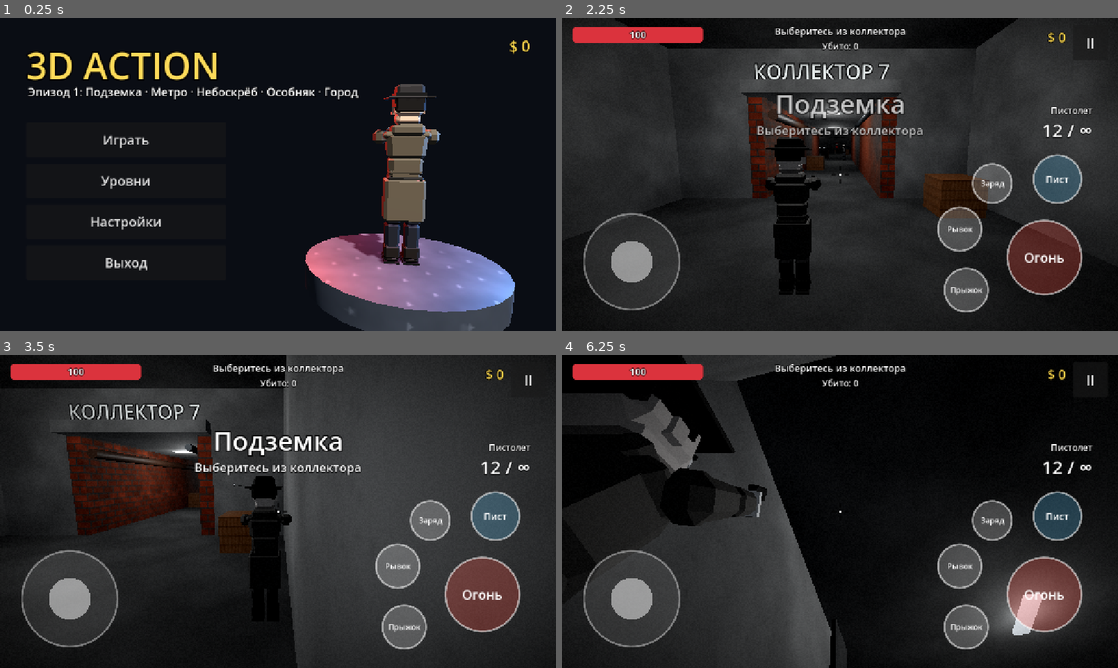
Above: before the commit, frames 1-4 (two rows, left to right).
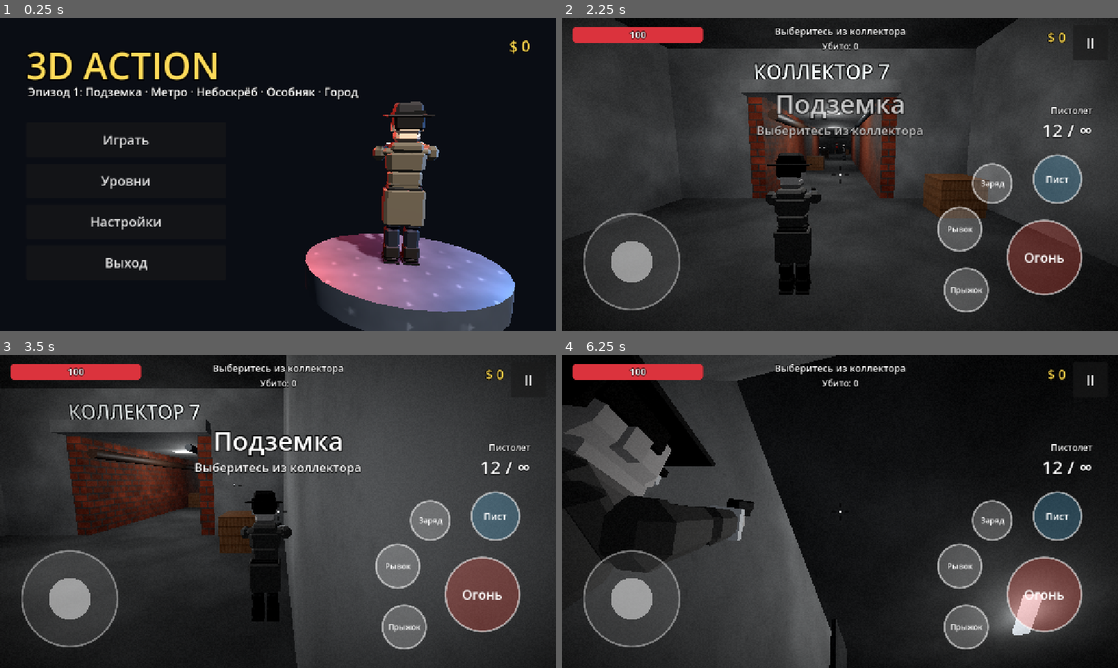
Above: after the commit, the same moments.

Repository: alex07081984/3dAction
Game: Godot game, scene res://scenes/main_menu.tscn
The game is run twice, just before and just after one commit, with the same random seed, the same clock (stepped at 60 frames per second) and the same inputs.
Inputs (mouse positions are in pixels of both pictures, inside the frame that each line leads up to):
- Up to frame 1 (0.25 s): no input
- Up to frame 2 (2.25 s): click "Играть" at 0.5 s; click "II" at 1.25 s; click "Начать уровень заново" at 2 s
- Up to frame 3 (3.5 s): tap Enter at 2.75 s; move the mouse to (400, 495) at 2.77 s; hold D (move_right) from 2.78 s (still down); tap Shift (dodge) at 2.85 s; click (400, 495) at 2.92 s; tap Space (jump) at 3.02 s
- Up to frame 4 (6.25 s): release D (move_right) at 3.5 s; drag from (728, 527) to (812, 574) at 3.52 s; move the mouse to (895, 442) at 4.27 s; hold D (move_right) 4.28-5 s; tap E (interact) at 4.35 s; tap Space (jump) at 5, 6.02 s; drag from (812, 574) to (673, 464) at 5.02 s; move the mouse to (1006, 558) at 5.77 s; hold A (move_left) from 5.78 s (still down); tap Left (look_left) at 5.85 s

The runs differ from the first frame. In frame 1, 2.4% of the frame differs, in the area x 60-80%, y 21-80%; in frame 2, 1.3%; in frame 3, 0.9%; in frame 4, 10%, in the area x 0-37%, y 0-74%.

Commit message:
Lighten levels slightly and make the hero shorter
Raise ambient light on all levels, brighten the noir filter and lift its
deepest shadows a little. Characters get leg_length and torso_length
options; the hero uses shorter legs and a squatter torso.

Co-Authored-By: Claude Opus 5.5 <noreply@anthropic.com>
Claude-Session: https://claude.ai/code/session_01GBpGXBDozxNLXsHFat9gsS

Diff:
--- a/project.godot
+++ b/project.godot
@@ -12,7 +12,7 @@
 
 config/name="3D Action"
 config/description="Мобильный шутер от третьего лица на Godot 4 (GDScript)."
-config/version="0.4.0"
+config/version="0.4.1"
 run/main_scene="res://scenes/main_menu.tscn"
 config/quit_on_go_back=false
 config/features=PackedStringArray("4.4", "GL Compatibility")
--- a/scenes/levels/level_1_underground.tscn
+++ b/scenes/levels/level_1_underground.tscn
@@ -49,11 +49,11 @@
 background_color = Color(0.01, 0.012, 0.015, 1)
 ambient_light_source = 2
 ambient_light_color = Color(0.36, 0.39, 0.47, 1)
-ambient_light_energy = 0.42
+ambient_light_energy = 0.52
 tonemap_mode = 2
 fog_enabled = true
 fog_light_color = Color(0.03, 0.035, 0.045, 1)
-fog_density = 0.026
+fog_density = 0.022
 
 [node name="Level1Underground" type="Node3D"]
 script = ExtResource("28_level")
--- a/scenes/levels/level_2_metro.tscn
+++ b/scenes/levels/level_2_metro.tscn
@@ -57,7 +57,7 @@
 background_color = Color(0.01, 0.012, 0.015, 1)
 ambient_light_source = 2
 ambient_light_color = Color(0.4, 0.42, 0.5, 1)
-ambient_light_energy = 0.42
+ambient_light_energy = 0.52
 tonemap_mode = 2
 fog_enabled = true
 fog_light_color = Color(0.03, 0.035, 0.045, 1)
--- a/scenes/levels/level_3_skyscraper.tscn
+++ b/scenes/levels/level_3_skyscraper.tscn
@@ -96,7 +96,7 @@
 sky = SubResource("Sky_3")
 ambient_light_source = 2
 ambient_light_color = Color(0.32, 0.34, 0.46, 1)
-ambient_light_energy = 0.5
+ambient_light_energy = 0.6
 tonemap_mode = 2
 fog_enabled = true
 fog_light_color = Color(0.1, 0.08, 0.12, 1)
--- a/scenes/levels/level_4_mansion.tscn
+++ b/scenes/levels/level_4_mansion.tscn
@@ -74,7 +74,7 @@
 sky = SubResource("Sky_4")
 ambient_light_source = 2
 ambient_light_color = Color(0.3, 0.35, 0.5, 1)
-ambient_light_energy = 0.48
+ambient_light_energy = 0.58
 tonemap_mode = 2
 fog_enabled = true
 fog_light_color = Color(0.04, 0.05, 0.08, 1)
--- a/scenes/levels/level_5_town.tscn
+++ b/scenes/levels/level_5_town.tscn
@@ -129,7 +129,7 @@
 sky = SubResource("Sky_5")
 ambient_light_source = 2
 ambient_light_color = Color(0.3, 0.36, 0.52, 1)
-ambient_light_energy = 0.5
+ambient_light_energy = 0.6
 tonemap_mode = 2
 fog_enabled = true
 fog_light_color = Color(0.05, 0.06, 0.1, 1)
--- a/scenes/main_menu.tscn
+++ b/scenes/main_menu.tscn
@@ -53,6 +53,8 @@
 
 [node name="Model" type="Node3D" parent="Hero"]
 script = ExtResource("2_blocky_character")
+leg_length = 0.86
+torso_length = 0.88
 outfit = "coat"
 hat = "fedora"
 beard = "stubble"
--- a/scenes/player.tscn
+++ b/scenes/player.tscn
@@ -25,6 +25,8 @@
 
 [node name="Model" type="Node3D" parent="."]
 script = ExtResource("2_model")
+leg_length = 0.86
+torso_length = 0.88
 outfit = "coat"
 hat = "fedora"
 beard = "stubble"
--- a/scripts/blocky_character.gd
+++ b/scripts/blocky_character.gd
@@ -34,6 +34,8 @@
 static var _vertex_material: StandardMaterial3D
 
 @export_enum("normal", "fat", "thin", "bulky") var build := "normal"
+@export_range(0.7, 1.2, 0.01) var leg_length := 1.0  ## Длина ног (1 — обычная).
+@export_range(0.7, 1.2, 0.01) var torso_length := 1.0  ## Высота туловища (1 — обычная).
 @export_enum("tshirt", "tank", "shirt", "hoodie", "jacket", "suit", "coat") var outfit := "tshirt"
 @export_enum("short", "buzz", "long", "slick", "mohawk", "bald") var hair_style := "short"
 @export_enum("none", "cap", "beanie", "fedora", "helmet", "bandana") var hat := "none"
@@ -531,9 +533,16 @@
 	_w = proportions[0]
 	_d = proportions[1]
 	_l = proportions[2]
-	_thigh = 0.43 * proportions[3]
-	_shin = 0.38 * proportions[3]
+	_thigh = 0.43 * proportions[3] * leg_length
+	_shin = 0.38 * proportions[3] * leg_length
 	_hip_y = _thigh + _shin + 0.085
+	_waist = 0.08 * torso_length
+	_neck_y = 0.54 * torso_length
+	_shoulder_y = 0.47 * torso_length
+	# Руки растут вместе с телом, чтобы кисти не висели у колен.
+	var arm := (leg_length + torso_length) * 0.5
+	_upper = 0.29 * arm
+	_fore = 0.25 * arm
 	_hip_x = 0.09 * _w + 0.015
 	_shoulder_x = 0.21 * _w + 0.075 * _l
 
@@ -547,8 +556,8 @@
 		_limbs["leg_l" if side < 0.0 else "leg_r"] = [hip, knee]
 
 	_chest = _pivot(_hips, "Chest", Vector3(0, _waist, 0))
-	_torso = _pivot(_chest, "Torso", Vector3(0, 0.28, 0))
-	_add_part(_torso, _torso_boxes())
+	_torso = _pivot(_chest, "Torso", Vector3(0, 0.28 * torso_length, 0))
+	_add_part(_torso, _stretch_y(_torso_boxes(), torso_length))
 	_neck = _pivot(_chest, "Neck", Vector3(0, _neck_y, 0))
 	_add_part(_neck, _head_boxes(), false)
 
@@ -678,11 +687,26 @@
 	if outfit == "coat":
 		# Полы плаща: спереди разрез, чтобы ноги свободно шагали.
 		var coat := jacket_color
-		boxes.append([Vector3(0.4 * _w, 0.46, 0.05), Vector3(0, -0.15, 0.115 * _d), coat, 0.015])
+		var length := 0.46 * leg_length
+		var center := 0.08 - length * 0.5
+		boxes.append([Vector3(0.4 * _w, length, 0.05), Vector3(0, center, 0.115 * _d), coat, 0.015])
 		for side in [-1.0, 1.0]:
-			boxes.append([Vector3(0.05, 0.46, 0.25 * _d), Vector3(side * 0.19 * _w, -0.15, 0.0), coat, 0.015])
-			boxes.append([Vector3(0.12 * _w, 0.46, 0.04), Vector3(side * 0.14 * _w, -0.15, -0.12 * _d), coat, 0.015])
+			boxes.append([Vector3(0.05, length, 0.25 * _d), Vector3(side * 0.19 * _w, center, 0.0), coat, 0.015])
+			boxes.append([Vector3(0.12 * _w, length, 0.04), Vector3(side * 0.14 * _w, center, -0.12 * _d), coat, 0.015])
 	return boxes
+
+
+## Растягивает или сплющивает набор коробок по высоте.
+static func _stretch_y(boxes: Array, factor: float) -> Array:
+	if is_equal_approx(factor, 1.0):
+		return boxes
+	var result := []
+	for box: Array in boxes:
+		var copy := box.duplicate()
+		copy[0] = Vector3(box[0].x, box[0].y * factor, box[0].z)
+		copy[1] = Vector3(box[1].x, box[1].y * factor, box[1].z)
+		result.append(copy)
+	return result
 
 
 func _thigh_boxes() -> Array:
--- a/ui/noir.gdshader
+++ b/ui/noir.gdshader
@@ -7,7 +7,8 @@
 uniform float red_keep : hint_range(0.0, 1.0) = 1.0;
 uniform float contrast : hint_range(0.5, 2.0) = 1.25;
 uniform float pivot : hint_range(0.0, 1.0) = 0.3;  // тёмное темнеет меньше, светлое ярче
-uniform float brightness : hint_range(0.5, 1.5) = 1.1;
+uniform float brightness : hint_range(0.5, 1.5) = 1.18;
+uniform float lift : hint_range(0.0, 0.2) = 0.03;  // приподнять самые тёмные места, чтобы не было «дыр»
 uniform float vignette : hint_range(0.0, 2.0) = 0.9;
 uniform float grain : hint_range(0.0, 0.2) = 0.035;
 uniform vec3 tint : source_color = vec3(0.94, 0.97, 1.0);
@@ -23,6 +24,7 @@
 	vec3 col = mix(vec3(luma) * tint, c, mix(saturation, 1.0, redness * red_keep));
 	col = (col - pivot) * contrast + pivot;
 	col *= brightness;
+	col = col * (1.0 - lift) + lift;
 	vec2 d = UV - 0.5;
 	col *= clamp(1.0 - dot(d, d) * vignette * 1.6, 0.0, 1.0);
 	col += (hash(floor(UV * 480.0) + fract(TIME) * 61.0) - 0.5) * grain;
Not shown, changed: README.md
